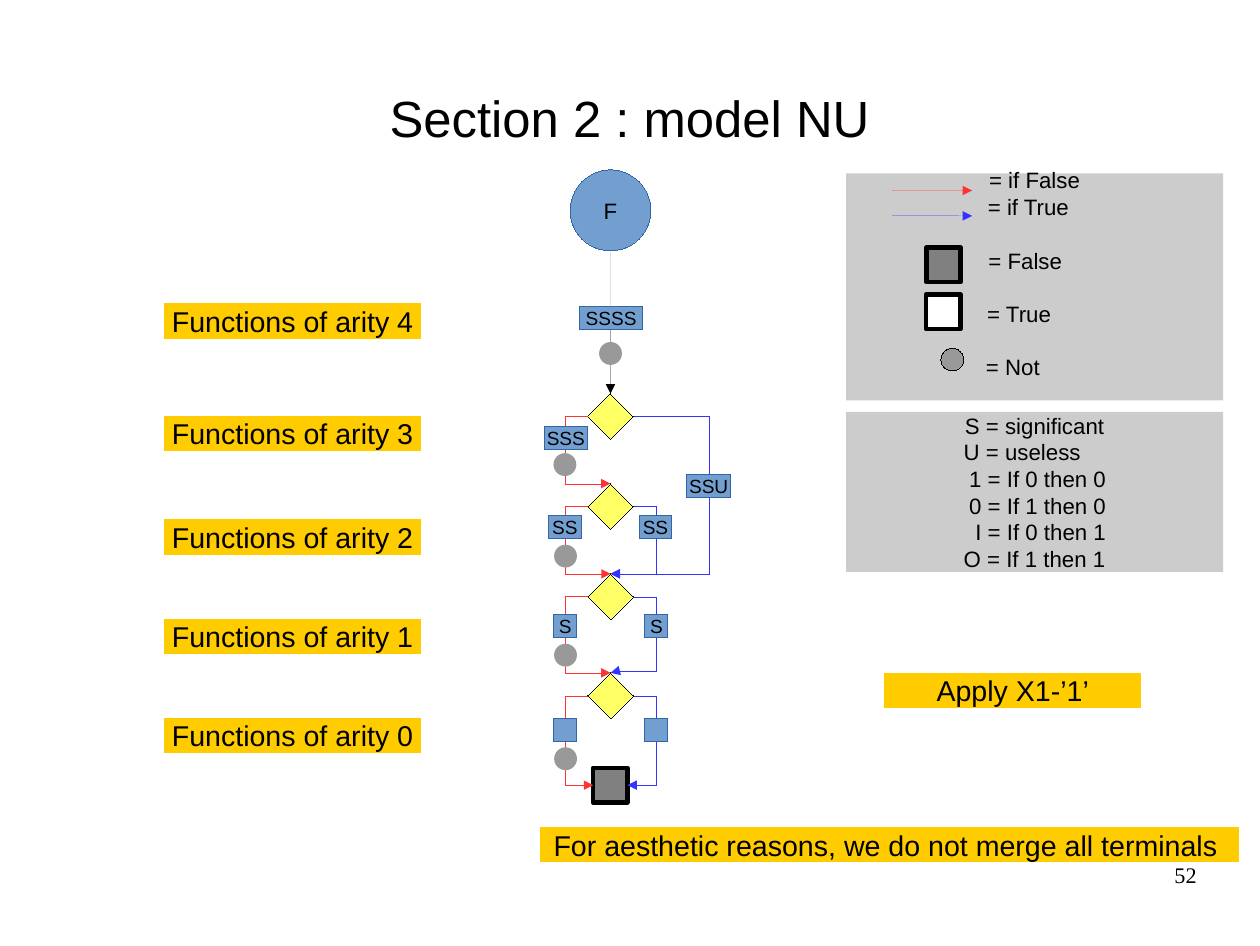
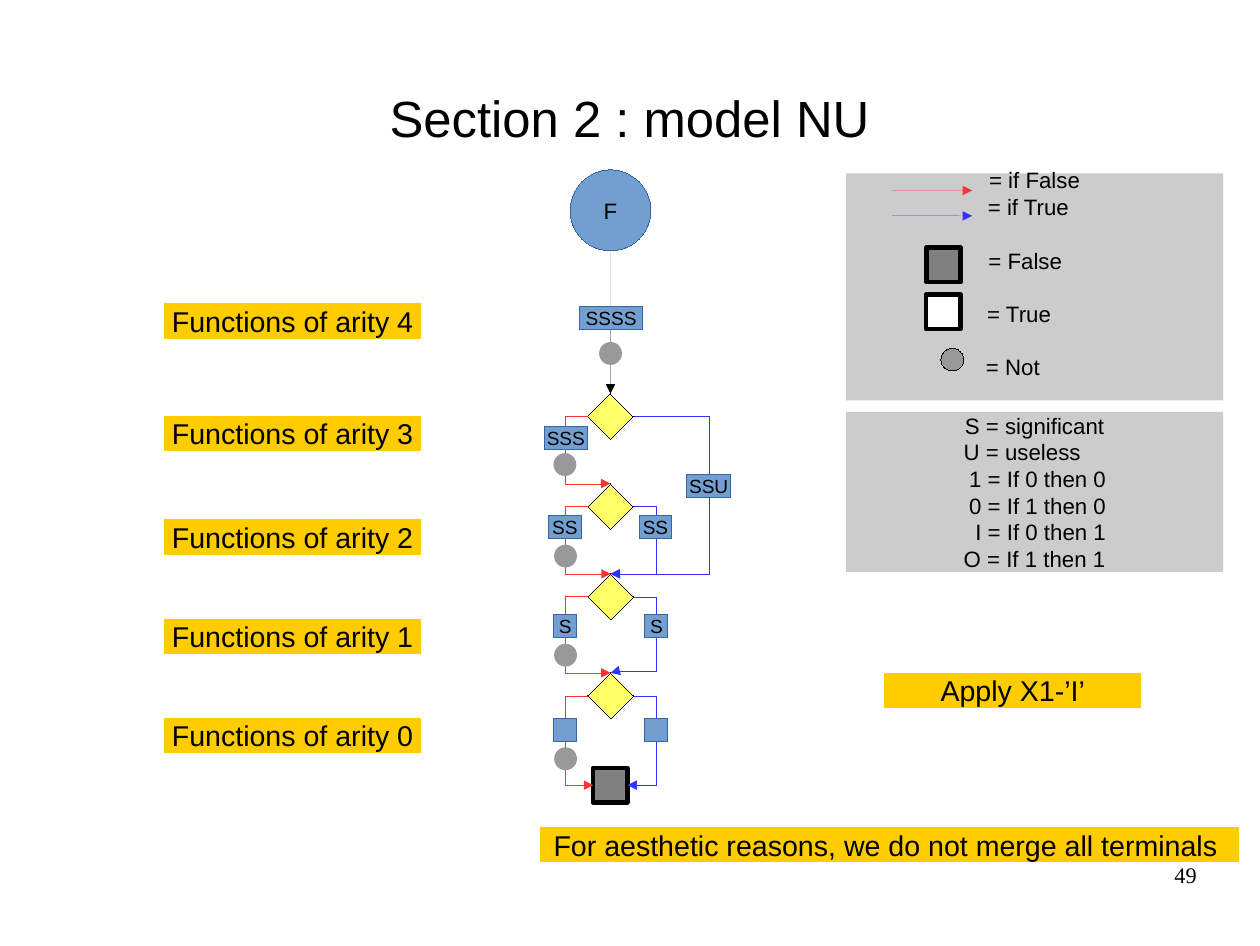
Before and after one commit to FenouilletLucas/DAGaml, a slide deck: slide 49 of doc/2017-06-19-odp/final.odp (slide 52 before the commit). Drawn at 1260x946 pixels with LibreOffice and Linux fonts; fonts in the diff are those of the drawing. Boxes give left, top, right and bottom in pixels: in the first picture for what was removed or moved away, otherwise in the second. Text is boxed around its words. In the diff, an @@ line names an element or a change of style, - is before the commit and + after.

```diff
--- a/doc/2017-06-19-odp/final.odp
+++ b/doc/2017-06-19-odp/final.odp
@@ text in rectangle at [941,680,1085,707]: text changed @@
-Apply X1-’1’
+Apply X1-’I’
@@ page number at [1174,868,1196,884]: text changed @@
-52
+49
```
Also in this commit, not shown: 21 other slides changed, 1 slide added, 6 slides removed, 3 other files.
